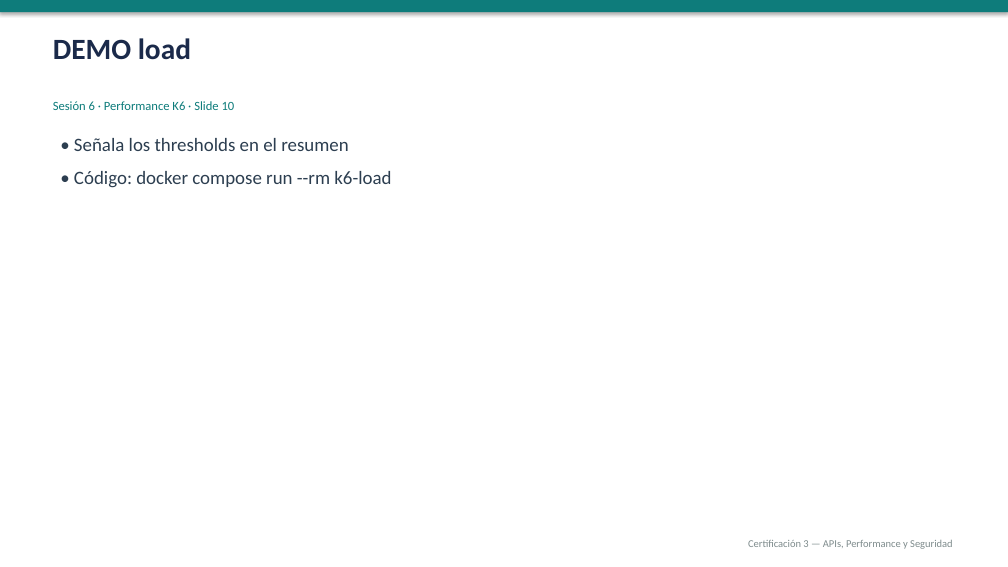
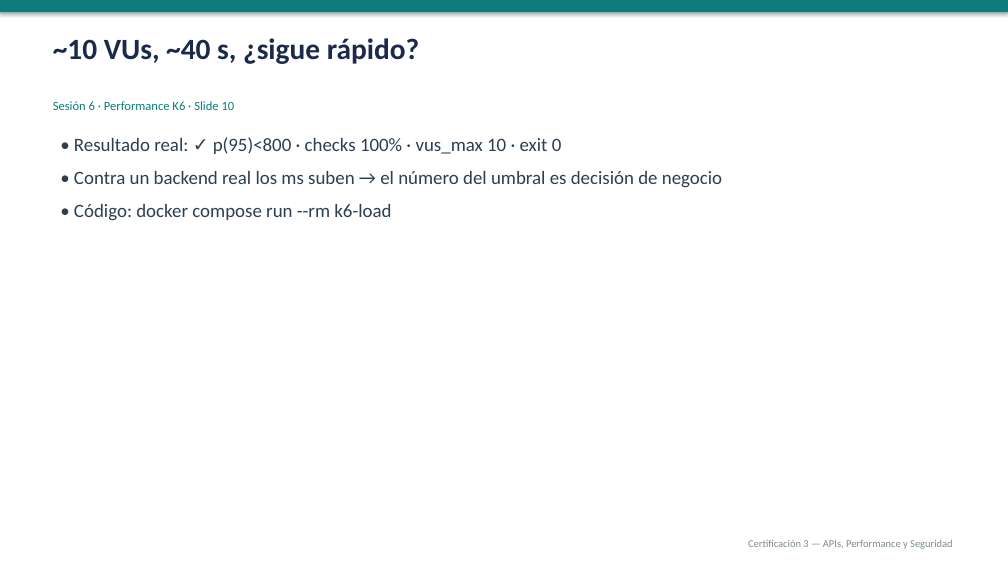
Before and after one commit to gbarandica/qa-automation-certification-3, a slide deck: slide 10 of sesiones/sesion-06/sesion-06.pptx. Drawn at 1008x567 pixels with LibreOffice and Linux fonts; fonts in the diff are those of the drawing. Boxes give left, top, right and bottom in pixels: in the first picture for what was removed or moved away, otherwise in the second. Text is boxed around its words. In the diff, an @@ line names an element or a change of style, - is before the commit and + after.

```diff
--- a/sesiones/sesion-06/sesion-06.pptx
+++ b/sesiones/sesion-06/sesion-06.pptx
@@ text at (53,38,419,64): text changed @@
-DEMO load
+~10 VUs, ~40 s, ¿sigue rápido?
@@ text at (74,137,722,188): text changed @@
-• Señala los thresholds en el resumen
+• Resultado real: ✓ p(95)<800 · checks 100% · vus_max 10 · exit 0
+• Contra un backend real los ms suben → el número del umbral es decisión de negocio
```
Also in this commit, not shown: 19 other slides changed, 16 other files.
